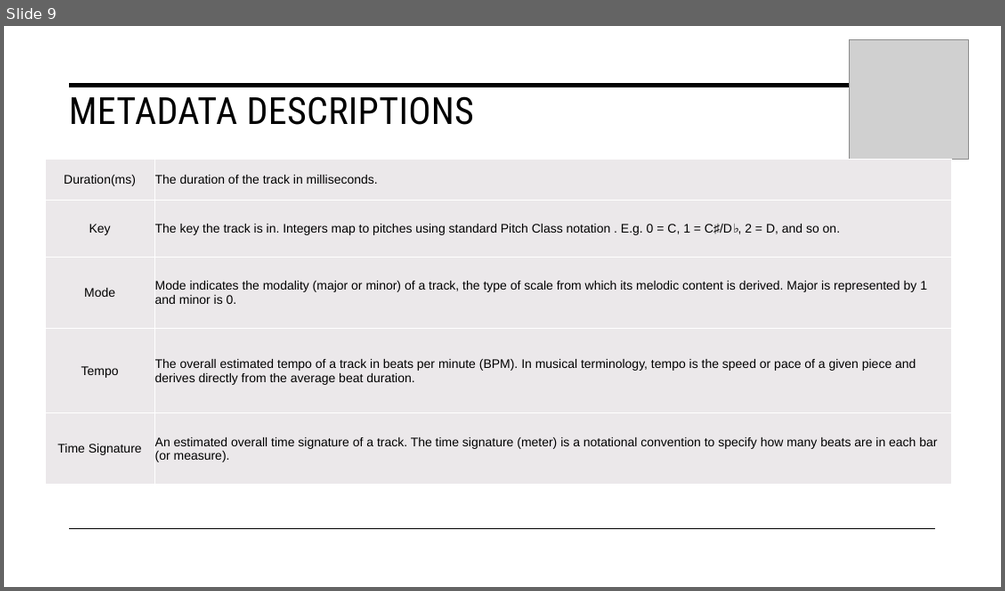
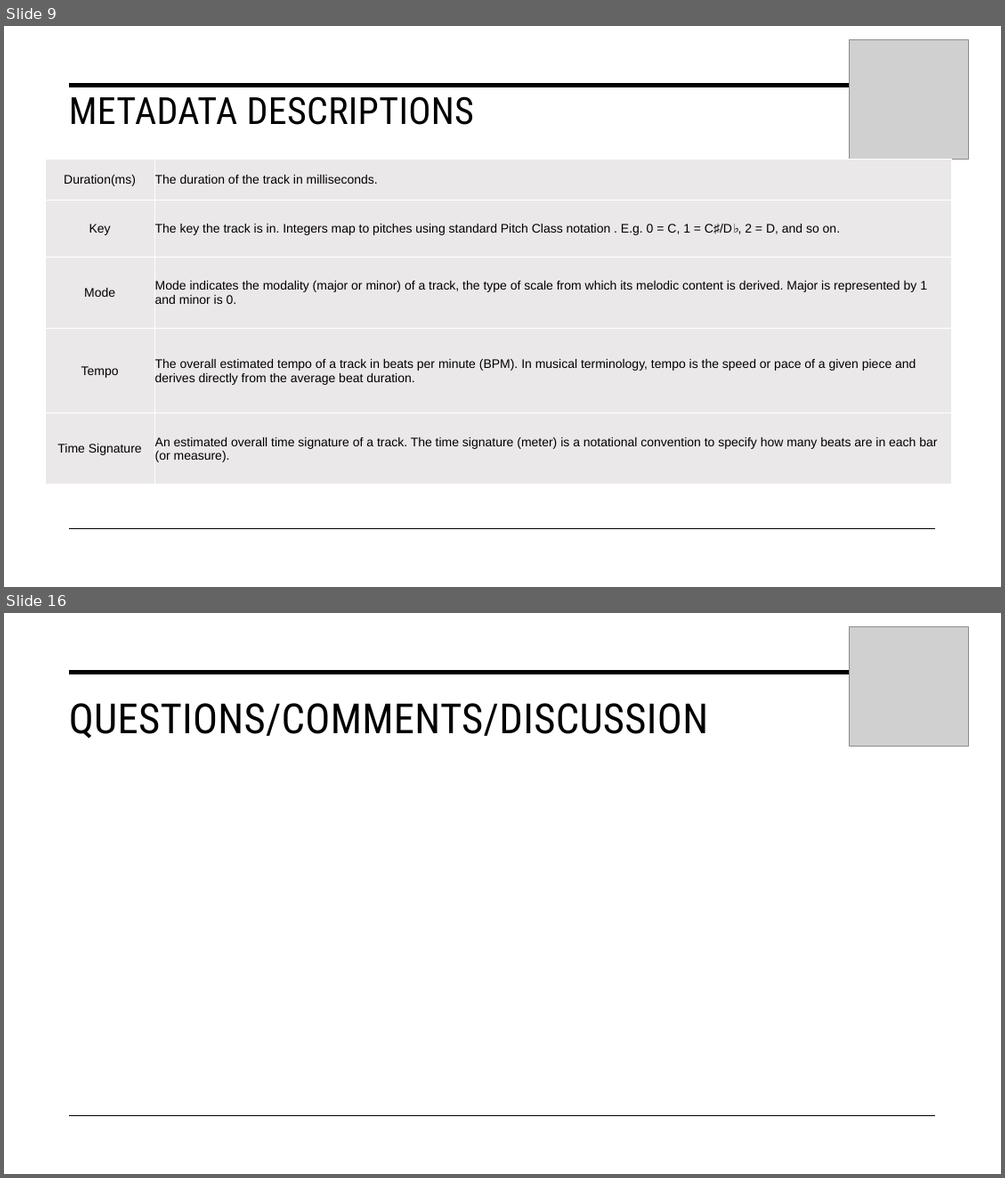
Before and after one commit to PatrickAtwater/Spotify_Playlist_Project, a slide deck: Presentation/Spotify Presentation.pptx. Shown one above the other, each under a label of ours: slide 9 before the commit, slides 9 and 16 after it; the slides between them are not shown. The pictures are 1005x591 and 1005x1178 pixels, drawn with LibreOffice and Linux fonts; fonts in the diff are those of the drawing; grey boxes stand for pictures. Boxes give left, top, right and bottom in pixels: in the first picture for what was removed or moved away, otherwise in the second. Text is boxed around its words. In the diff, an @@ line names an element or a change of style, - is before the commit and + after.

```diff
--- a/Presentation/Spotify Presentation.pptx
+++ b/Presentation/Spotify Presentation.pptx
@@ slide 16 added at (4,613,1001,1174), background #FFFFFF; not listed: 2 template elements that a slide beside it also shows @@
@@ picture added at (849,627,968,747) @@
@@ title added at (69,703,708,738), 40 pt, text #000000 @@
+QUESTIONS/COMMENTS/DISCUSSION
```
Also in this commit, not shown: 8 slides changed, 1 other slide added, 4 slides removed, 6 other files.
